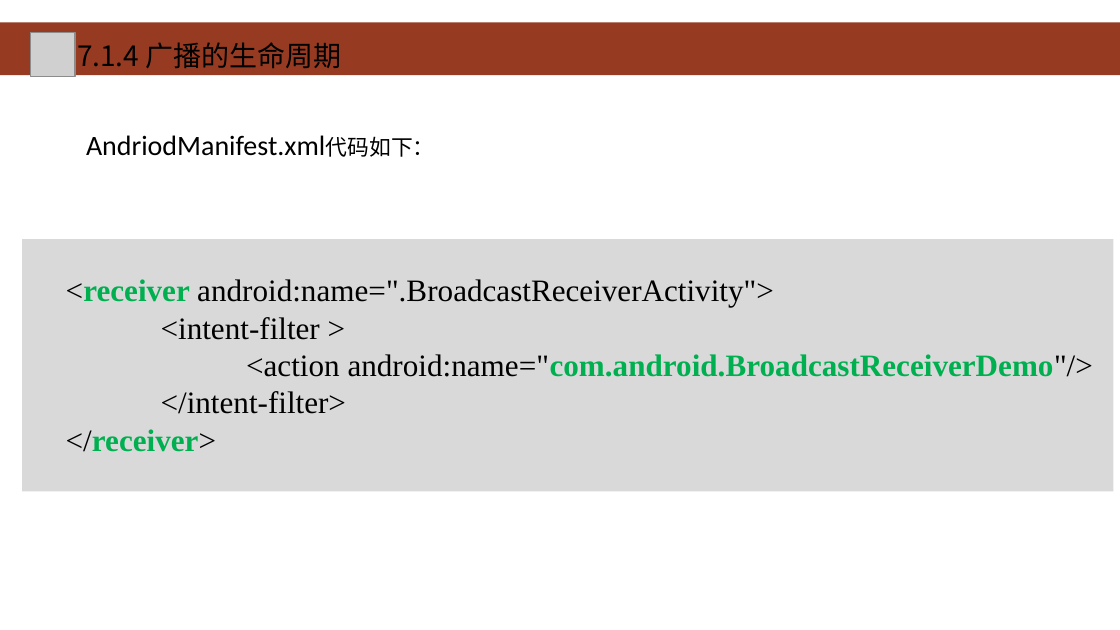
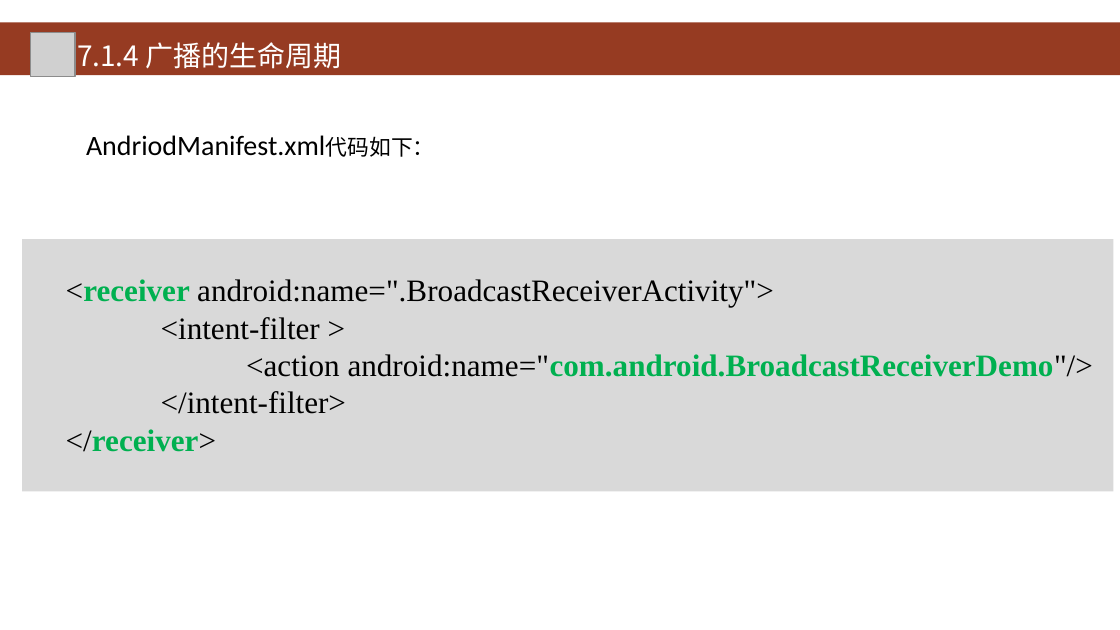
Before and after one commit to HBU/Android-PPT, a slide deck: slide 15 of 07.0 -- 广播 ------- 第07章.pptx. Drawn at 1120x630 pixels with LibreOffice and Linux fonts; fonts in the diff are those of the drawing; grey boxes stand for pictures; background and template pictures are left out. Boxes give left, top, right and bottom in pixels: in the first picture for what was removed or moved away, otherwise in the second. Text is boxed around its words. In the diff, an @@ line names an element or a change of style, - is before the commit and + after.

```diff
--- a/07.0 -- 广播 ------- 第07章.pptx
+++ b/07.0 -- 广播 ------- 第07章.pptx
@@ text "7.1.4 广播的生命周期" at [77,42,342,69]: text colour #000000 to #FFFFFF @@
```
Also in this commit, not shown: 16 other slides changed.
